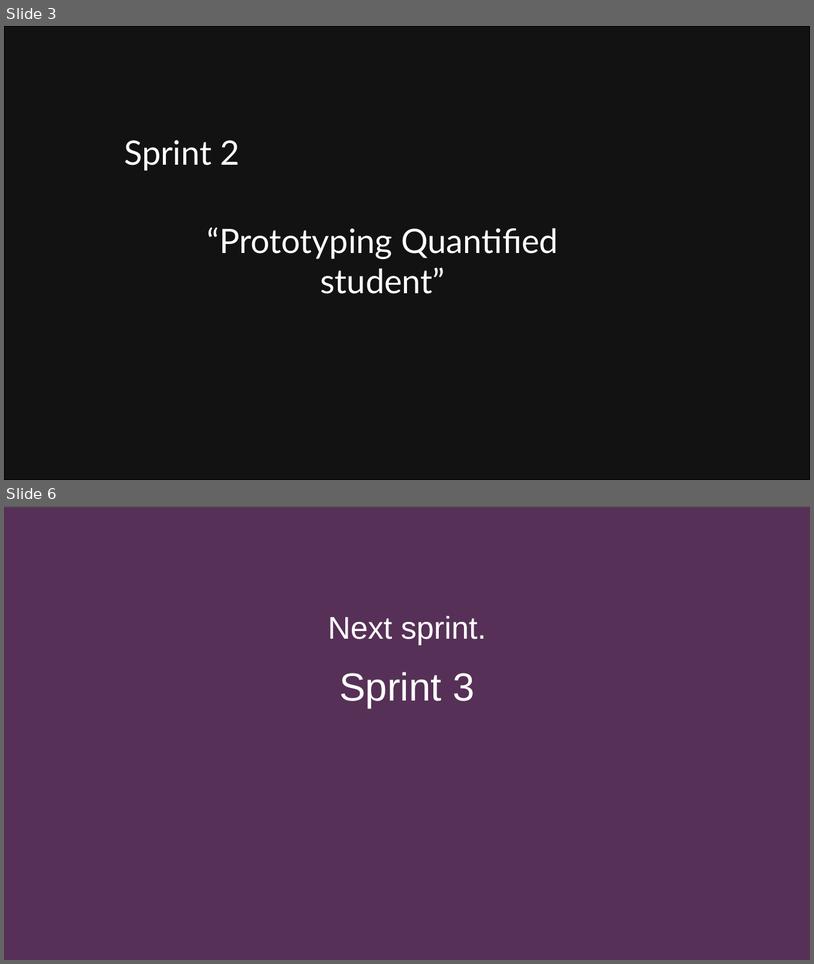
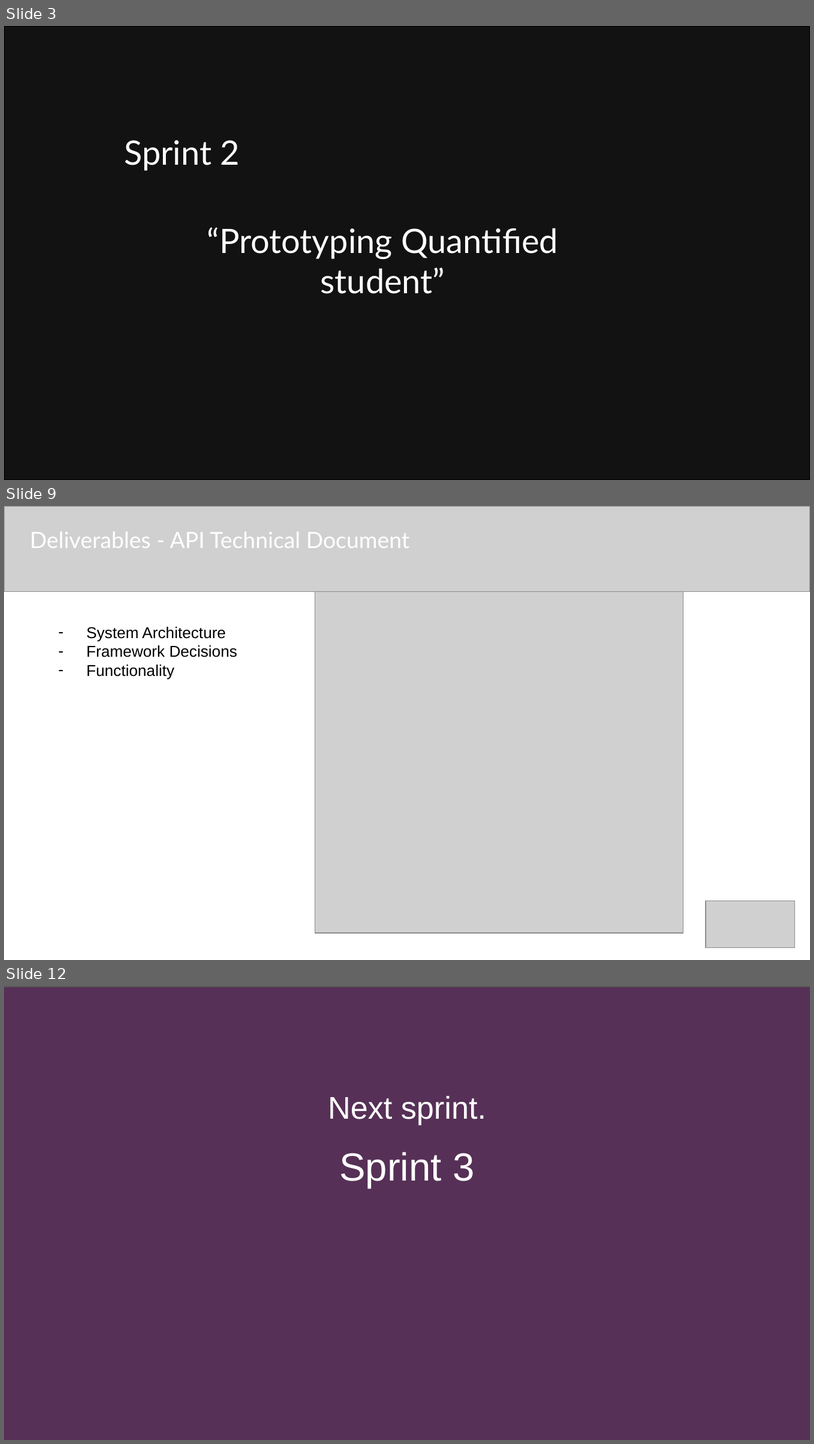
Before and after one commit to quantifiedstudent/QS-Docs, a slide deck: QS - Sprint 2 delivery 8-6-2022.pptx. Shown one above the other, each under a label of ours: slides 3 and 6 before the commit, slides 3, 9 and 12 after it; the slides between them are not shown. The pictures are 814x964 and 814x1444 pixels, drawn with LibreOffice and Linux fonts; fonts in the diff are those of the drawing; grey boxes stand for pictures; background and template pictures are left out; a plain dark background stands for a picture behind light text. Boxes give left, top, right and bottom in pixels: in the first picture for what was removed or moved away, otherwise in the second. Text is boxed around its words. In the diff, an @@ line names an element or a change of style, - is before the commit and + after.

```diff
--- a/QS - Sprint 2 delivery 8-6-2022.pptx
+++ b/QS - Sprint 2 delivery 8-6-2022.pptx
@@ slide 9 added at [4,506,810,960], background #FFFFFF @@
@@ picture added at [4,506,810,591] @@
@@ text added at [30,532,410,548], 20 pt, text #FFFFFF @@
+Deliverables - API Technical Document
@@ picture added at [315,591,684,933] @@
@@ text added at [86,627,237,679], 14 pt, text #000000 @@
+– System Architecture
+– Framework Decisions
+– Functionality
@@ picture added at [707,900,796,947] @@
@@ what was slide 6 is now slide 12 @@
```
Also in this commit, not shown: 4 slides changed, 7 other slides added, 2 slides removed, 26 other files.
